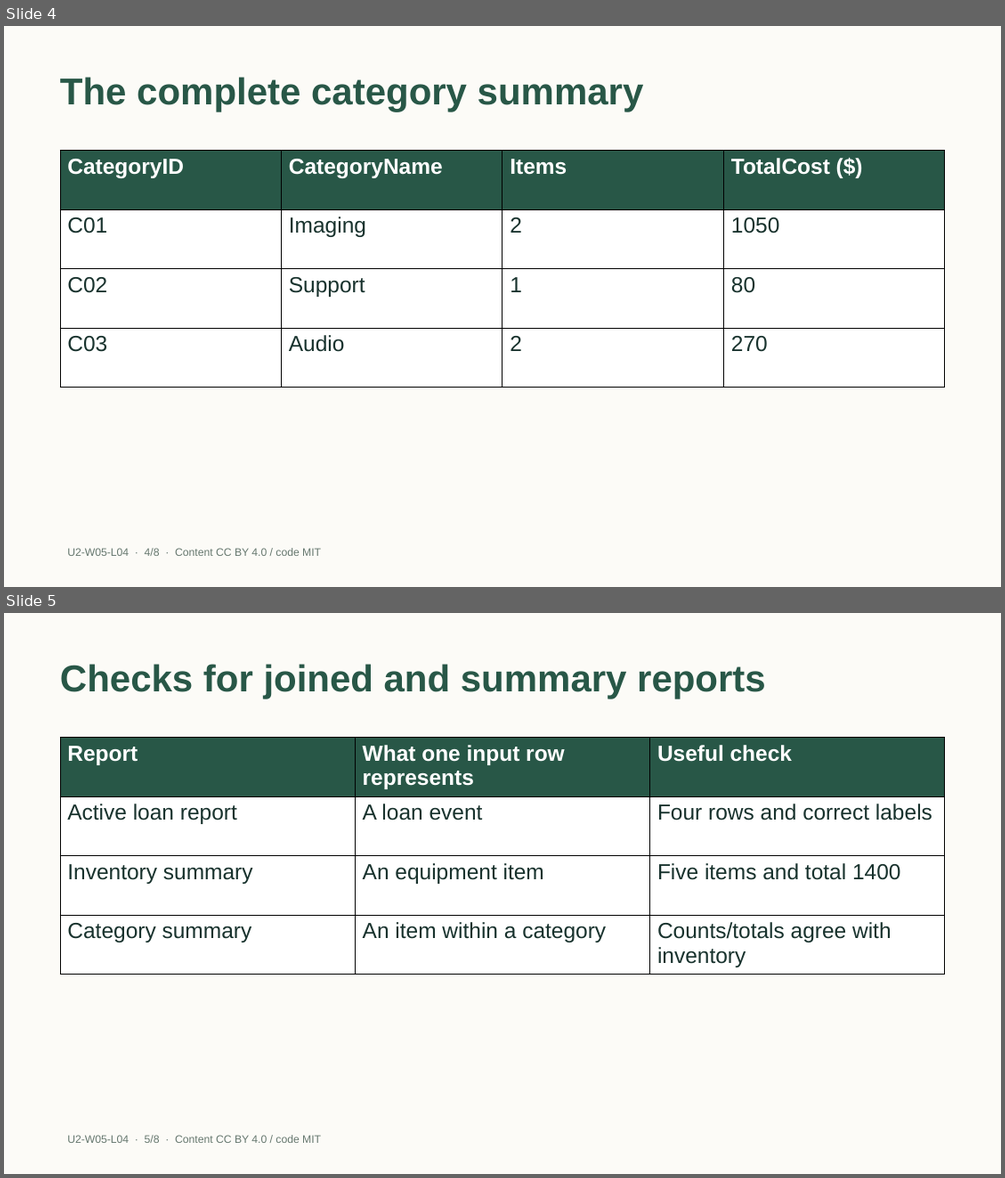
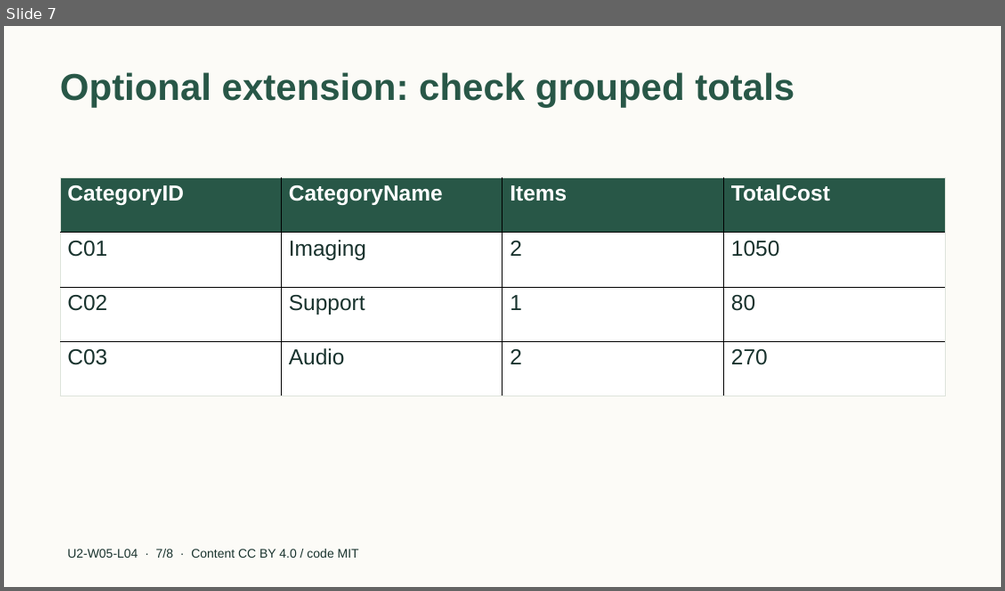
Before and after one commit to EdugenIO/cs-atar-textbook, a slide deck: dist/slides/u2-w05-l04.pptx. Shown one above the other, each under a label of ours: slides 4 and 5 before the commit, slide 7 after it. The pictures are 1005x1178 and 1005x591 pixels, drawn with LibreOffice and Linux fonts; fonts in the diff are those of the drawing. Boxes give left, top, right and bottom in pixels: in the first picture for what was removed or moved away, otherwise in the second. Text is boxed around its words. In the diff, an @@ line names an element or a change of style, - is before the commit and + after.

Commit message:
Separate Year 11 SQL core practice from optional extensions (S04)

```diff
--- a/dist/slides/u2-w05-l04.pptx
+++ b/dist/slides/u2-w05-l04.pptx
@@ slide 5 removed at (x1=4, y1=613, x2=1001, y2=1174), background #FCFBF7 @@
@@ title removed at (x1=60, y1=664, x2=766, y2=699) @@
-Checks for joined and summary reports
@@ table removed at (x1=60, y1=738, x2=944, y2=975), 4 rows, 3 columns @@
-Report | What one input row represents | Useful check
-Active loan report | A loan event | Four rows and correct labels
-Inventory summary | An equipment item | Five items and total 1400
-Category summary | An item within a category | Counts/totals agree with inventory
@@ text removed at (x1=67, y1=1135, x2=321, y2=1143) @@
-U2-W05-L04 · 5/8 · Content CC BY 4.0 / code MIT
@@ what was slide 4 is now slide 7 @@
@@ slide 7 changed as well @@
@@ title removed at (x1=60, y1=77, x2=644, y2=112) @@
-The complete category summary
@@ title added at (x1=60, y1=72, x2=794, y2=108), 36 pt, text #285747, bold @@
+Optional extension: check grouped totals
@@ table at (x1=60, y1=178, x2=946, y2=396) @@
-row 1, column 4: TotalCost ($)
+row 1, column 4: TotalCost
@@ borders changed @@
@@ table resized from (x1=60, y1=151, x2=946, y2=388) to (x1=60, y1=178, x2=946, y2=396) @@
@@ text at (x1=67, y1=548, x2=359, y2=557): text changed; size 10.5 to 12 pt; text colour #66786F to #18322D @@
-U2-W05-L04 · 4/8 · Content CC BY 4.0 / code MIT
+U2-W05-L04 · 7/8 · Content CC BY 4.0 / code MIT
```
Also in this commit, not shown: 2 other slides changed, 5 slides added, 4 other slides removed, 37 other files.
